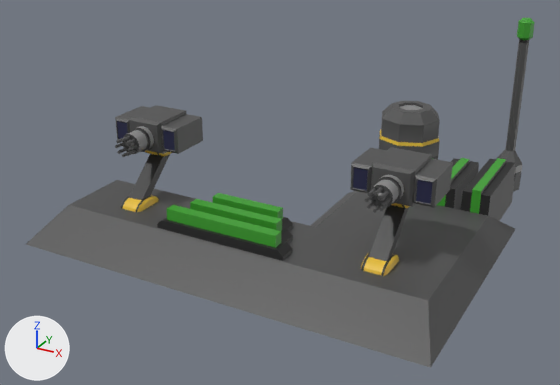
Renders of the glTF model Models/gunSize3L.glb from each side of a commit.
One viewpoint serves both versions: a 50 mm camera at (1.09, -3.61, 1.65) aimed at (-0.54, -0.65, 0.17). Lighting does not change. The marker at lower left points along +X, +Y and +Z. Vertices at the same position are counted once.

In view in the first picture: 'Gun Size 3 L'.
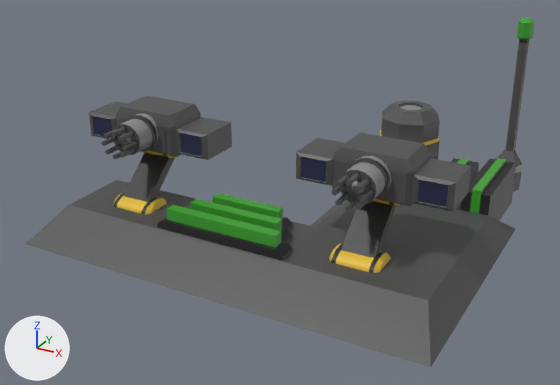
The change, as a diff of the scene's bpy script:
```diff
--- a/Models/gunSize3L.glb.py
+++ b/Models/gunSize3L.glb.py
@@ me_cylinder_018 @@
-me_cylinder_018.from_pydata(...)  # 1696 vertices, 2988 faces; spans x -1.46..0.47, y -1.4..0.43, z 0.0..0.9
+me_cylinder_018.from_pydata(...)  # 1748 vertices, 3092 faces; spans x -1.46..0.47, y -1.4..0.43, z 0.0..0.9
+# me_cylinder_018 part 1: the loose piece of 108 vertices spanning x -1.14..-1.03, y -1.1..-0.76, z 0.13..0.38 is scaled about its middle by (1.91, 1, 1)
+# me_cylinder_018 part 2: the loose piece of 108 vertices spanning x -1.14..-1.03, y -1.1..-0.76, z 0.13..0.38 is copied, and the copy is scaled about its middle by (1.91, 1, 1), then moved by (1.12, 0.0, 0.0); it spans x -0.08..0.14, y -1.1..-0.76, z 0.13..0.38
+# me_cylinder_018 part 3: the loose piece of 48 vertices spanning x -1.12..-1.11, y -1.11..-1.04, z 0.46..0.48 is scaled about its middle by (1.61, 1.49, 1.49), then moved by (-0.02, -0.04, 0.04)
+# me_cylinder_018 part 4: the loose piece of 48 vertices spanning x -1.07..-1.05, y -1.11..-1.04, z 0.41..0.43 is scaled about its middle by (1.61, 1.49, 1.49), then moved by (0.02, -0.04, 0.02)
+# me_cylinder_018 part 5: the loose piece of 48 vertices spanning x -1.12..-1.11, y -1.11..-1.04, z 0.41..0.43 is scaled about its middle by (1.61, 1.49, 1.49), then moved by (-0.01, -0.04, 0.02)
+# me_cylinder_018 part 6: the loose piece of 48 vertices spanning x -1.07..-1.06, y -1.11..-1.04, z 0.46..0.48 is scaled about its middle by (1.61, 1.49, 1.49), then moved by (0.02, -0.04, 0.04)
+# me_cylinder_018 part 7: the loose piece of 48 vertices spanning x -1.13..-1.12, y -1.11..-1.04, z 0.44..0.45 is scaled about its middle by (1.61, 1.49, 1.49), then moved by (-0.02, -0.04, 0.03)
+# me_cylinder_018 part 8: the loose piece of 48 vertices spanning x -1.06..-1.04, y -1.11..-1.04, z 0.44..0.45 is scaled about its middle by (1.61, 1.49, 1.49), then moved by (0.02, -0.04, 0.03)
+# me_cylinder_018 part 9: the loose piece of 48 vertices spanning x -1.09..-1.08, y -1.11..-1.04, z 0.4..0.42 is scaled about its middle by (1.61, 1.49, 1.49), then moved by (0.0, -0.04, 0.01)
+# me_cylinder_018 part 10: the loose piece of 48 vertices spanning x -1.09..-1.08, y -1.11..-1.04, z 0.47..0.49 is scaled about its middle by (1.61, 1.49, 1.49), then moved by (0.0, -0.04, 0.05)
+# me_cylinder_018 part 11: a new loose piece of 48 vertices spanning x -0.02..0.0, y -1.17..-1.07, z 0.5..0.52
+# me_cylinder_018 part 12: a new loose piece of 48 vertices spanning x 0.06..0.08, y -1.17..-1.07, z 0.43..0.45
+# me_cylinder_018 part 13: a new loose piece of 48 vertices spanning x -0.02..0.0, y -1.17..-1.07, z 0.43..0.45
+# me_cylinder_018 part 14: a new loose piece of 48 vertices spanning x 0.06..0.08, y -1.17..-1.07, z 0.5..0.52
+# me_cylinder_018 part 15: a new loose piece of 48 vertices spanning x -0.04..-0.01, y -1.17..-1.07, z 0.46..0.48
+# me_cylinder_018 part 16: a new loose piece of 48 vertices spanning x 0.08..0.1, y -1.17..-1.07, z 0.46..0.48
+# me_cylinder_018 part 17: a new loose piece of 48 vertices spanning x 0.02..0.04, y -1.17..-1.07, z 0.41..0.43, in mat_material (dark grey #505050)
+# me_cylinder_018 part 18: a new loose piece of 48 vertices spanning x 0.02..0.04, y -1.17..-1.07, z 0.52..0.54
+# me_cylinder_018 part 19: 8 loose pieces with 444 vertices, spanning x 0.06..0.18, y -1.11..-0.76, z 0.13..0.49, are deleted
+# me_cylinder_018 part 20: 1 vertex moved within x 0.1, y -0.99, z 0.5; 224 vertices removed from x -0.06..0.3, y -1.11..-0.72, z 0.38..0.53; 200 vertices added at x -0.31..0.37, y -1.09..-0.72, z 0.38..0.57
+# me_cylinder_018 part 21: 6 vertices moved within x -1.26..-1.05, y -0.99..-0.74, z 0.39..0.51; 170 vertices removed from x -1.25..-0.91, y -1.06..-0.72, z 0.38..0.53; 198 vertices added at x -1.43..-0.75, y -1.09..-0.72, z 0.38..0.57
 me_cylinder_018.materials.append(mat_material)
```

What differs and where, as boxes (x1, y1, x2, y2) in the pictures (560 x 385 px; the box of a moved part takes in the faces that stretch with it):
part 1 of me_cylinder_018, moved or reshaped
    before: (121, 151, 172, 212)
    after: (113, 151, 175, 214)
part 2 of me_cylinder_018, added
    after: (329, 199, 401, 273)
part 3 of me_cylinder_018, moved or reshaped
    before: (116, 137, 125, 143)
    after: (104, 128, 119, 138)
part 4 of me_cylinder_018, moved or reshaped
    before: (126, 149, 137, 156)
    after: (120, 147, 136, 158)
part 5 of me_cylinder_018, moved or reshaped
    before: (117, 147, 128, 154)
    after: (105, 144, 122, 155)
part 6 of me_cylinder_018, moved or reshaped
    before: (125, 138, 136, 145)
    after: (118, 131, 135, 141)
part 7 of me_cylinder_018, moved or reshaped
    before: (115, 142, 125, 148)
    after: (101, 136, 118, 146)
part 8 of me_cylinder_018, moved or reshaped
    before: (128, 144, 138, 151)
    after: (122, 140, 138, 150)
part 9 of me_cylinder_018, moved or reshaped
    before: (122, 150, 132, 157)
    after: (113, 149, 128, 159)
part 10 of me_cylinder_018, moved or reshaped
    before: (121, 135, 131, 142)
    after: (111, 126, 127, 136)
part 11 of me_cylinder_018, added
    after: (336, 174, 350, 187)
part 12 of me_cylinder_018, added
    after: (355, 197, 370, 210)
part 13 of me_cylinder_018, added
    after: (335, 192, 350, 206)
part 14 of me_cylinder_018, added
    after: (356, 178, 370, 191)
part 15 of me_cylinder_018, added
    after: (331, 183, 346, 195)
part 16 of me_cylinder_018, added
    after: (360, 188, 374, 201)
part 17 of me_cylinder_018, added
    after: (345, 198, 359, 211)
part 18 of me_cylinder_018, added
    after: (346, 172, 361, 185)
part 19 of me_cylinder_018, deleted
    before: (361, 187, 410, 276)
part 20 of me_cylinder_018, moved or reshaped
    before: (350, 147, 453, 208)
    after: (296, 133, 471, 211)
part 21 of me_cylinder_018, moved or reshaped
    before: (115, 105, 203, 154)
    after: (89, 96, 232, 160)
